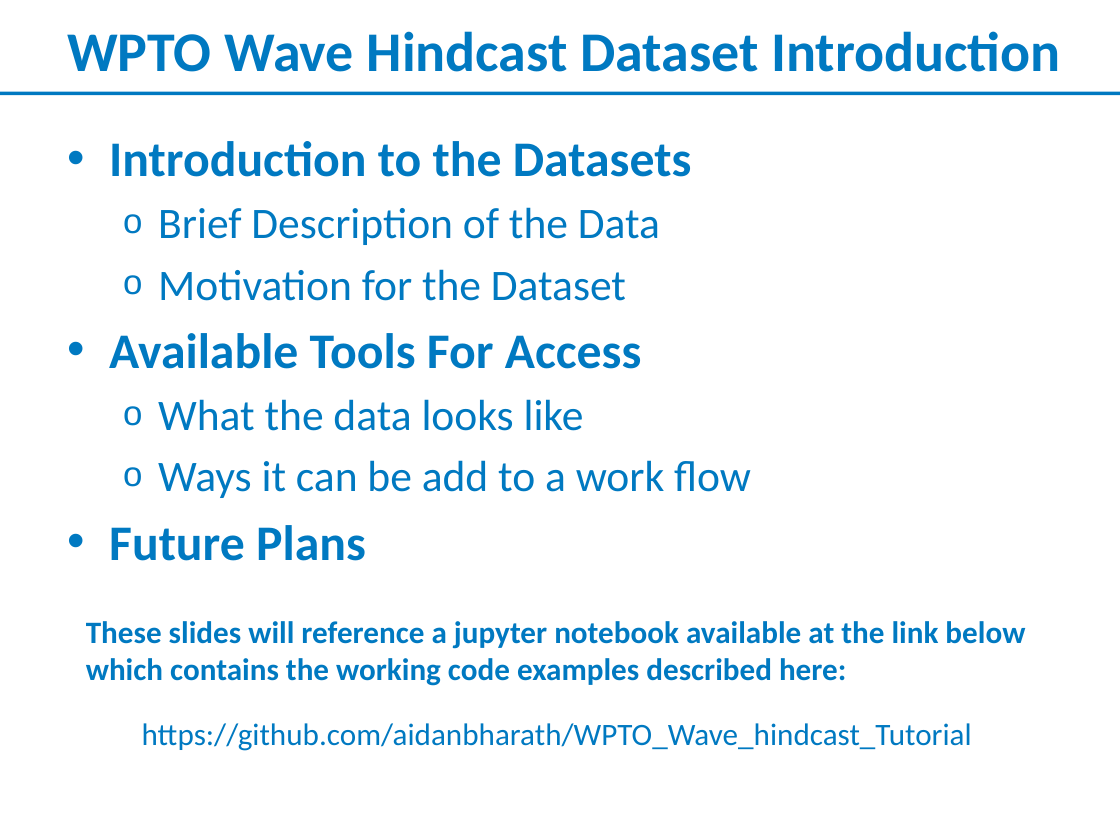
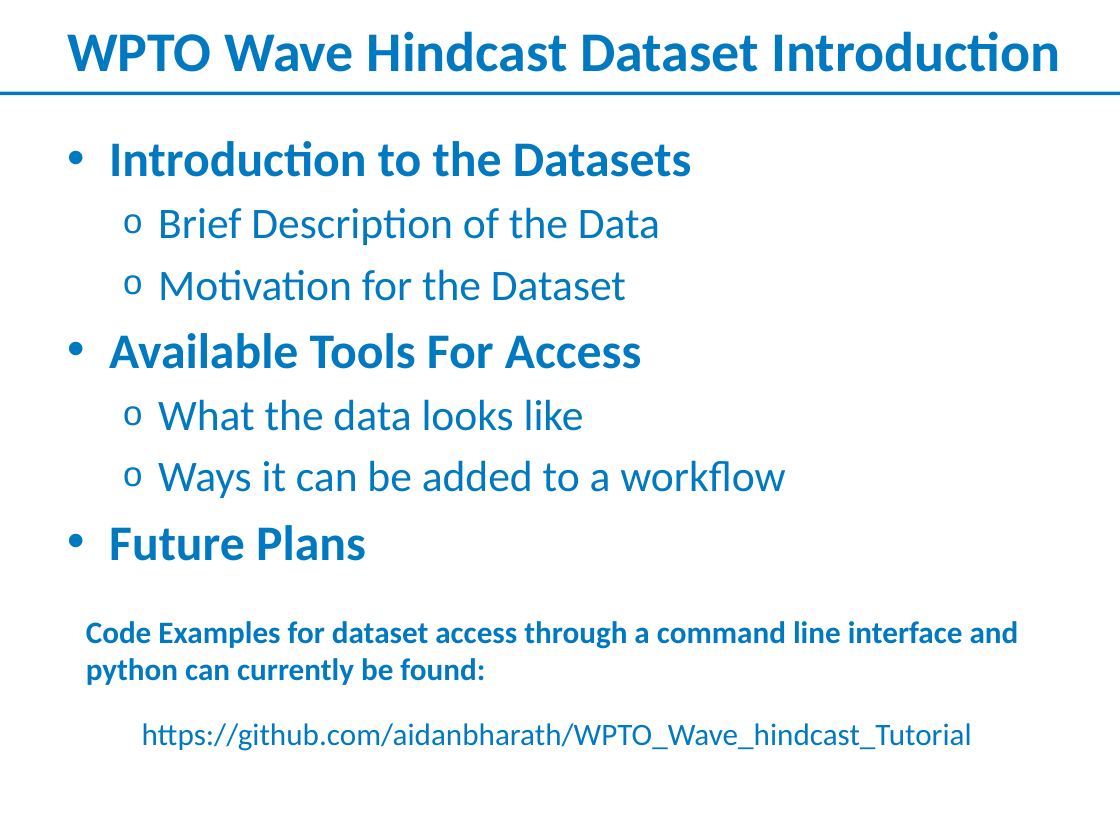
Before and after one commit to aidanbharath/WPTO_Wave_hindcast_Tutorial, a slide deck: slide 2 of static_slides/WPTO_Tutorial_presentation_static_slides.pptx. Drawn at 1120x840 pixels with LibreOffice and Linux fonts; fonts in the diff are those of the drawing; background and template pictures are left out. Boxes give left, top, right and bottom in pixels: in the first picture for what was removed or moved away, otherwise in the second. Text is boxed around its words. In the diff, an @@ line names an element or a change of style, - is before the commit and + after.

```diff
--- a/static_slides/WPTO_Tutorial_presentation_static_slides.pptx
+++ b/static_slides/WPTO_Tutorial_presentation_static_slides.pptx
@@ text at [158, 460, 785, 498]: text changed @@
-  o Ways it can be add to a work flow
+  o Ways it can be added to a workflow
@@ text at [86, 621, 1019, 685]: text changed @@
-These slides will reference a jupyter notebook available at the link below which contains the working code examples described here:
+Code Examples for dataset access through a command line interface and python can currently be found:
```
Also in this commit, not shown: 4 other slides changed, 2 other files.
